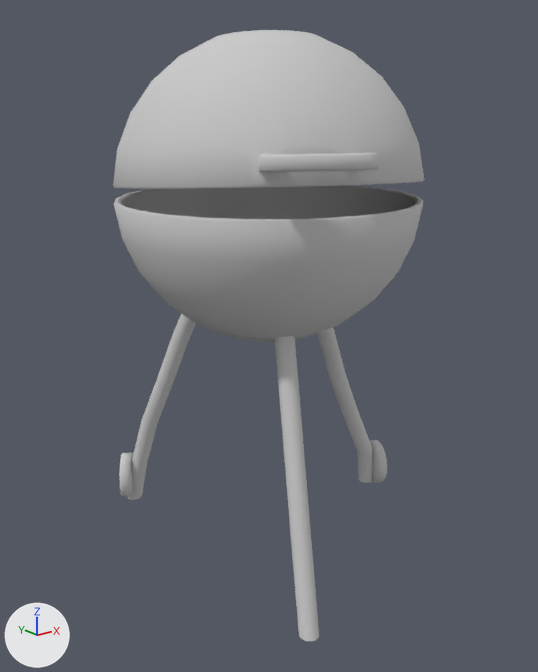
The FBX model Assets/Environment/Grill.FBX, before and after one commit.
One viewpoint serves both versions: a 50 mm lens placed at (1.091, 0.832, 0.284), pointed at (1.67, 1.556, -0.006). The axes (+X, +Y, +Z) are drawn at lower left. The lights are the same throughout. Where no turn or scale is listed for an object, it has been applied to the vertices.

In view in the first picture: 'Grill_Bottom', 'Grill_Leg', 'Grill_Leg002', 'Grill_Leg01', 'Grill_Top'.
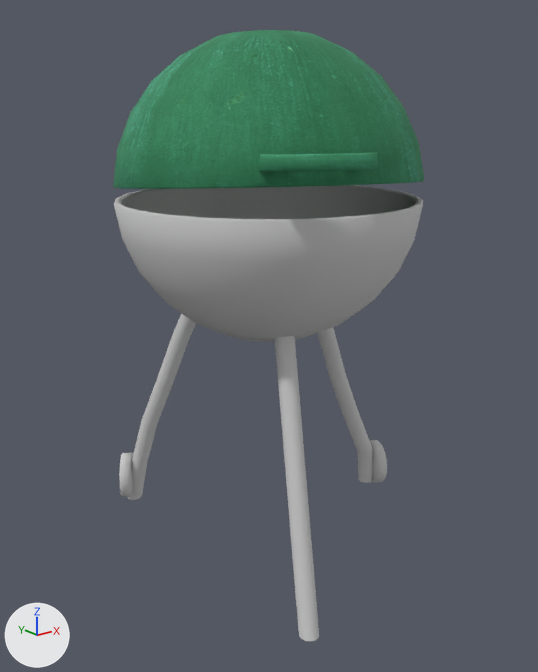
Where the change shows, as pixel boxes (x1, y1, x2, y2) in the pictures (538 x 672 px):
'Grill_Top', recoloured (grey to green)
    both: (113, 30, 424, 189)

The edits, one by one:
Picture 'Grill_Top.jpg' (img_grill_top_jpg) is new.
Material '13 - Default' (mat_13___default) is new.
Its texture is img_grill_top_jpg.
Its roughness is 0.859.
me_mesh_001 has 395 vertices, 780 faces and spans x -0.257..0.107, y -0.37..0.021, z 0.0..0.184.
me_mesh_001 no longer uses material mat_02___default (light grey #cacaca).
me_mesh_001 now uses material mat_13___default (picture img_grill_top_jpg).
